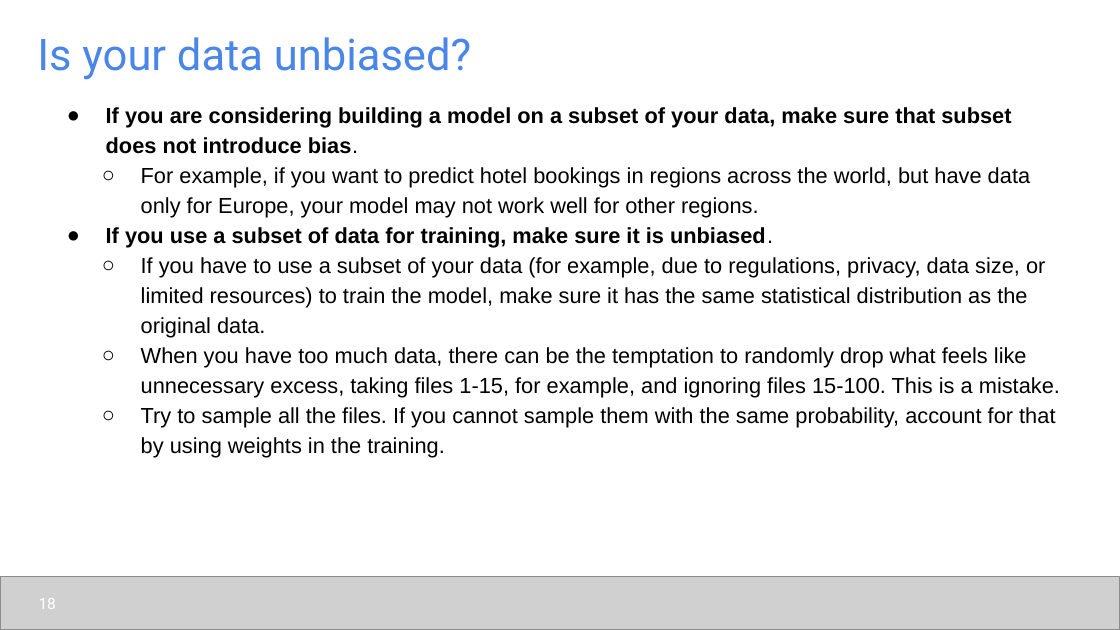
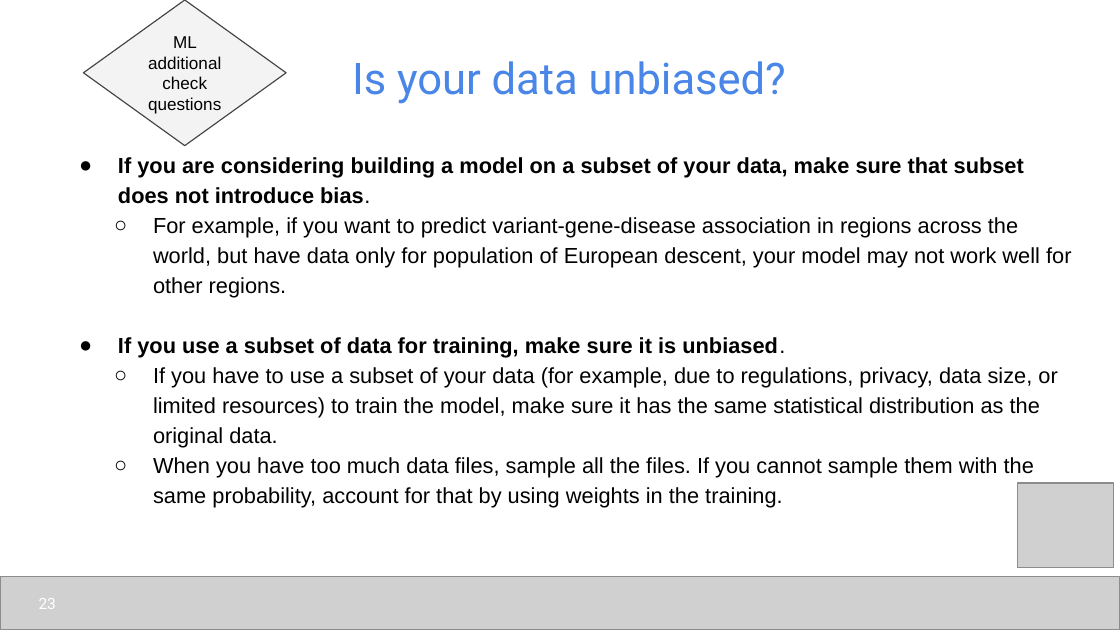
Before and after one commit to udel-cbcb/al_ml_workshop, a slide deck: slide 23 of Day_2/Lectures/Day_2_Lecture_2_Data_Readiness_for_AI_ML_CheckList.pptx (slide 18 before the commit). Drawn at 1120x630 pixels with LibreOffice and Linux fonts; fonts in the diff are those of the drawing; grey boxes stand for pictures. Boxes give left, top, right and bottom in pixels: in the first picture for what was removed or moved away, otherwise in the second. Text is boxed around its words. In the diff, an @@ line names an element or a change of style, - is before the commit and + after.

```diff
--- a/Day_2/Lectures/Day_2_Lecture_2_Data_Readiness_for_AI_ML_CheckList.pptx
+++ b/Day_2/Lectures/Day_2_Lecture_2_Data_Readiness_for_AI_ML_CheckList.pptx
@@ diamond added at [83,0,286,146], fill #F3F3F3, outline #434343 0.75 pt, 11 pt, text #000000 @@
+ML additionalcheck questions
@@ title "Is your data unbiased?": place and size @@
-title "Is your data unbiased?" at [37,37,471,80]
+title "Is your data unbiased?" at [352,61,786,104]
@@ title "Is your data unbiased?" at [352,61,786,104]: alignment left to centre @@
@@ text "If you are considering building ...": place and size @@
-text "If you are considering building ..." at [106,107,1060,458]
+text "If you are considering building ..." at [118,157,1071,508]
@@ text at [153,217,1071,298]: text changed @@
-  ○ For example, if you want to predict hotel bookings in regions across the world, but have data only for Europe, your model may not work well for other regions.
+  ○ For example, if you want to predict variant-gene-disease association in regions across the world, but have data only for population of European descent, your model may not work well for other regions.
@@ text at [153,457,1034,508]: text changed @@
-  ○ When you have too much data, there can be the temptation to randomly drop what feels like unnecessary excess, taking files 1-15, for example, and ignoring files 15-100. This is a mistake.
-  ○ Try to sample all the files. If you cannot sample them with the same probability, account for that by using weights in the training.
+  ○ When you have too much data files, sample all the files. If you cannot sample them with the same probability, account for that by using weights in the training.
@@ picture added at [1018,483,1113,568] @@
@@ page number at [39,598,56,609]: text changed @@
-18
+23
```
Also in this commit, not shown: 25 other slides changed, 7 slides removed, 7 other files.
